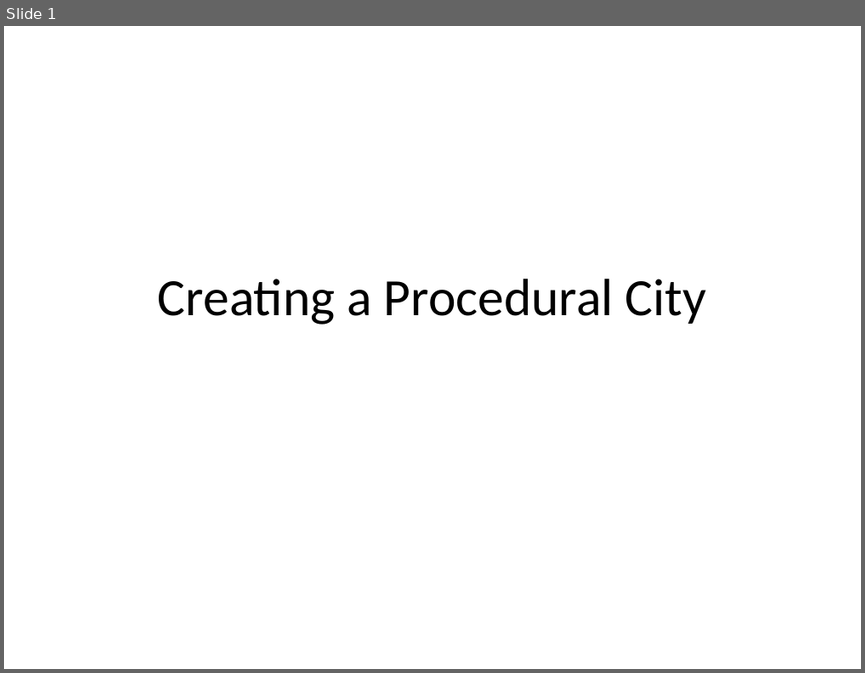
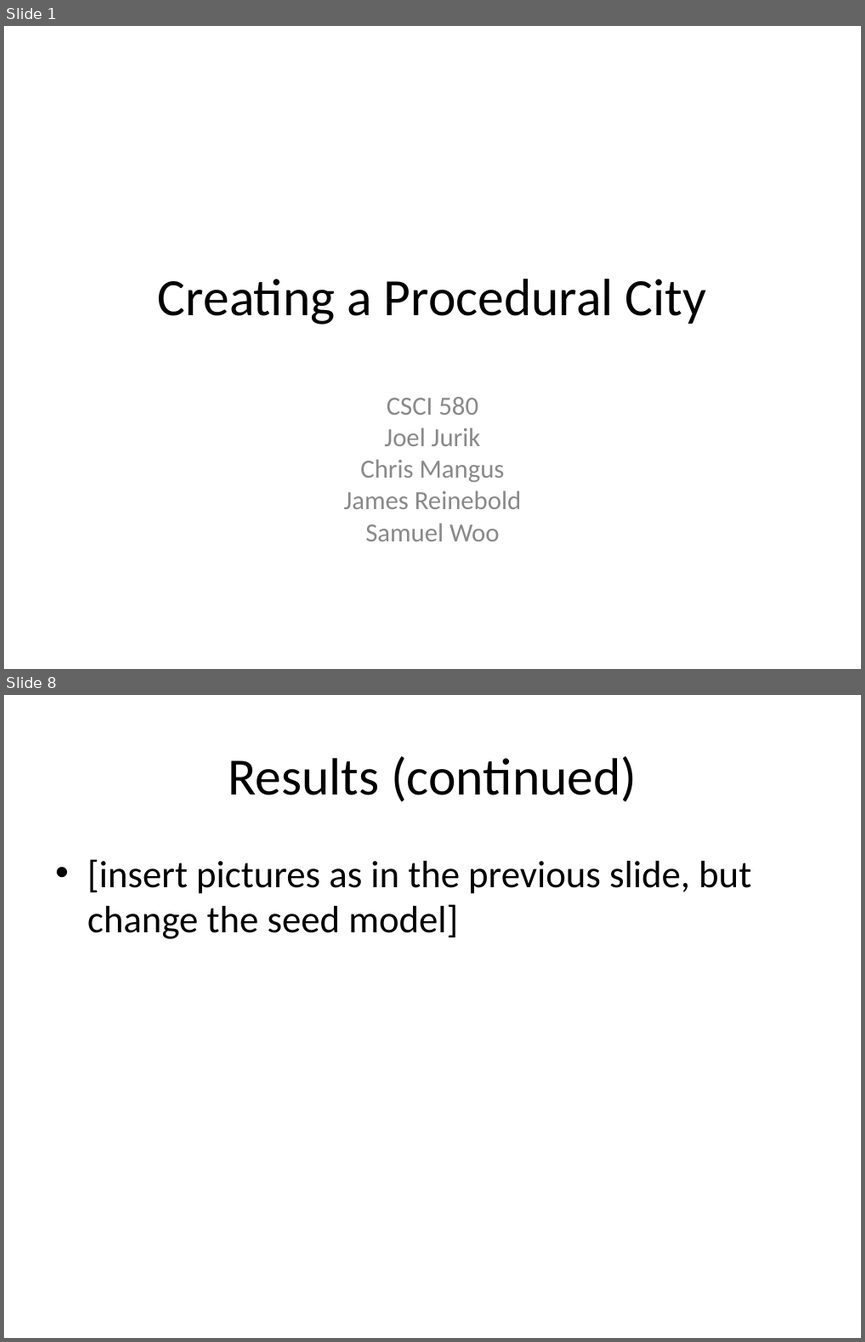
Before and after one commit to reinebold/cs580CMS, a slide deck: Documents/Creating a Procedural City.ppt. Shown one above the other, each under a label of ours: slide 1 before the commit, slides 1 and 8 after it; the slides between them are not shown. The pictures are 865x673 and 865x1342 pixels, drawn with LibreOffice and Linux fonts; fonts in the diff are those of the drawing. Boxes give left, top, right and bottom in pixels: in the first picture for what was removed or moved away, otherwise in the second. Text is boxed around its words. In the diff, an @@ line names an element or a change of style, - is before the commit and + after.

```diff
--- a/Documents/Creating a Procedural City.ppt
+++ b/Documents/Creating a Procedural City.ppt
@@ slide 8 added at (4, 695, 861, 1338), background #FFFFFF @@
@@ title added at (228, 756, 636, 802), 44 pt, text #000000 @@
+Results (continued)
@@ text added at (87, 859, 751, 939), 32 pt, text #000000 @@
+• [insert pictures as in the previous slide, but change the seed model]
@@ slide 1 changed as well @@
@@ subtitle added at (344, 397, 521, 541), 22 pt, text #898989 @@
+CSCI 580
+Joel Jurik
+Chris Mangus
+James Reinebold
+Samuel Woo
```
Also in this commit, not shown: 7 other slides added.
